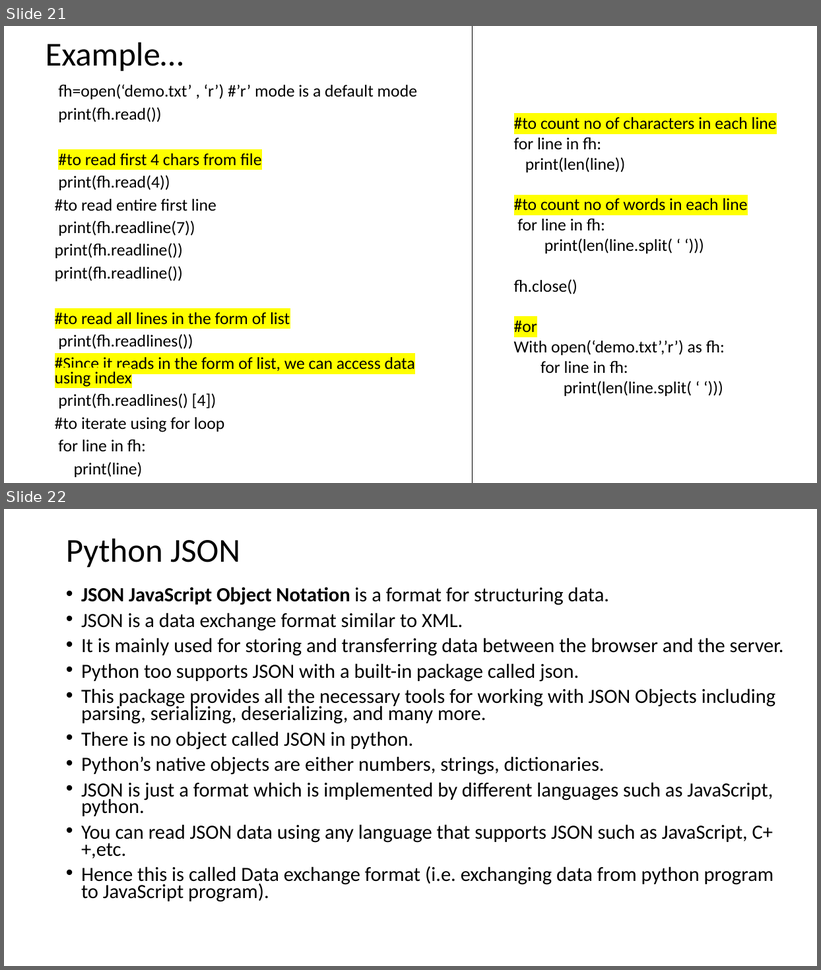
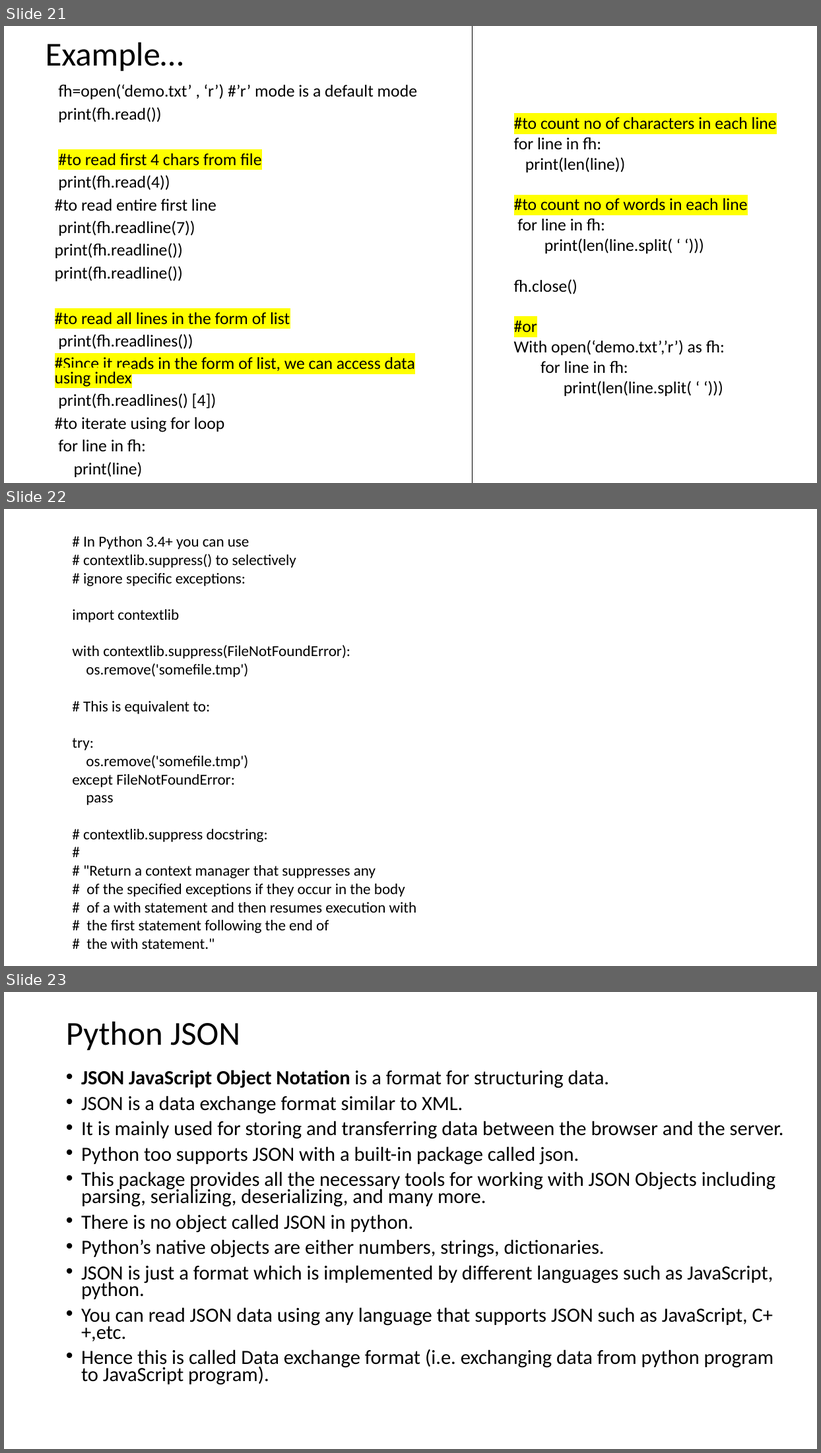
Before and after one commit to sunandanaik/PythonPrograms, a slide deck: Python-Slides/File-Handling-in-Python-Session#20.pptx. Shown one above the other, each under a label of ours: slides 21 and 22 before the commit, slides 21, 22 and 23 after it. The pictures are 821x970 and 821x1453 pixels, drawn with LibreOffice and Linux fonts; fonts in the diff are those of the drawing. Boxes give left, top, right and bottom in pixels: in the first picture for what was removed or moved away, otherwise in the second. Text is boxed around its words. In the diff, an @@ line names an element or a change of style, - is before the commit and + after.

Commit message:
First Commit.

```diff
--- a/Python-Slides/File-Handling-in-Python-Session#20.pptx
+++ b/Python-Slides/File-Handling-in-Python-Session#20.pptx
@@ slide 22 added at (4,509,817,966), background #FFFFFF @@
@@ text added at (72,536,417,949), 18 pt, text #000000 @@
+# In Python 3.4+ you can use
+# contextlib.suppress() to selectively
+# ignore specific exceptions:
+import contextlib
+with contextlib.suppress(FileNotFoundError):
+os.remove('somefile.tmp')
+# This is equivalent to:
+try:
+os.remove('somefile.tmp')
+except FileNotFoundError:
+pass
+# contextlib.suppress docstring:
+#
+# "Return a context manager that suppresses any
+# of the specified exceptions if they occur in the body
+# of a with statement and then resumes execution with
+# the first statement following the end of
+# the with statement."
@@ what was slide 22 is now slide 23 @@
```
Also in this commit, not shown: 26 other files.
